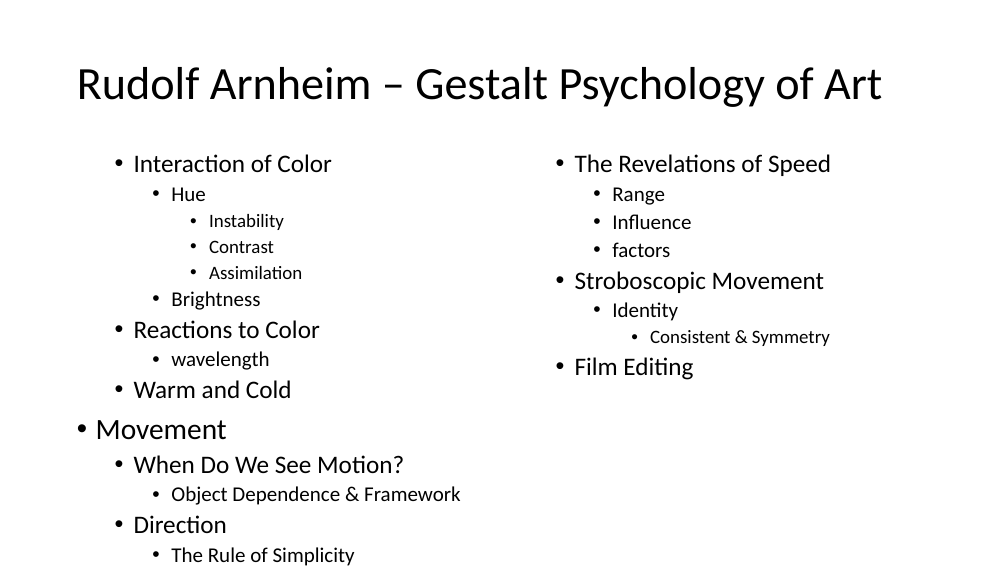
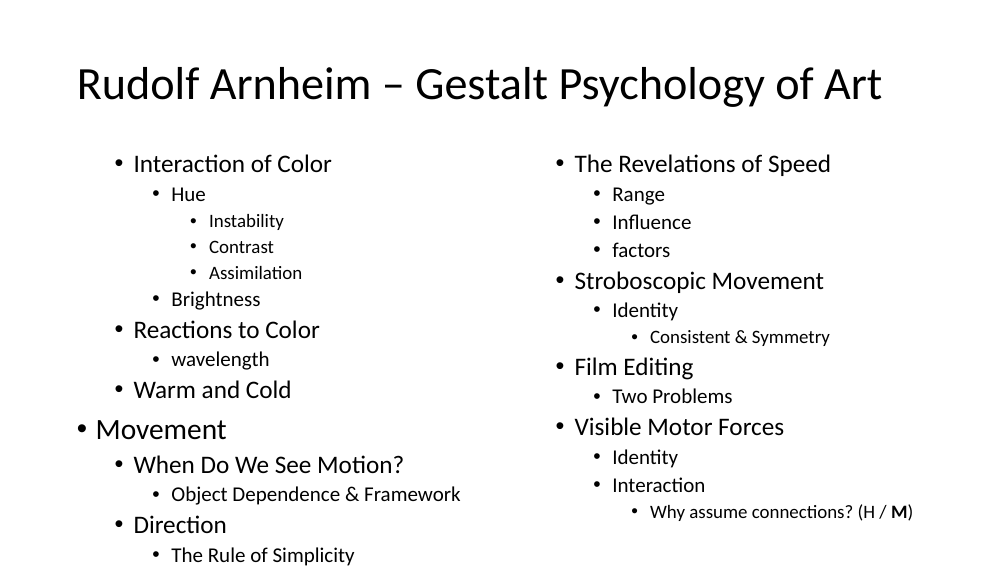
Before and after one commit to PatriciaXiao/Conclusion, a slide deck: slide 15 of Conclusion.pptx. Drawn at 1008x567 pixels with LibreOffice and Linux fonts; fonts in the diff are those of the drawing. Boxes give left, top, right and bottom in pixels: in the first picture for what was removed or moved away, otherwise in the second. Text is boxed around its words. In the diff, an @@ line names an element or a change of style, - is before the commit and + after.

```diff
--- a/Conclusion.pptx
+++ b/Conclusion.pptx
@@ text at [575,388,913,521]: paragraphs added @@
+    • Two Problems
+  • Visible Motor Forces
+    • Identity
+    • Interaction
+      • Why assume connections? (H / M)
```
Also in this commit, not shown: 1 other slide changed, 1 other file.
